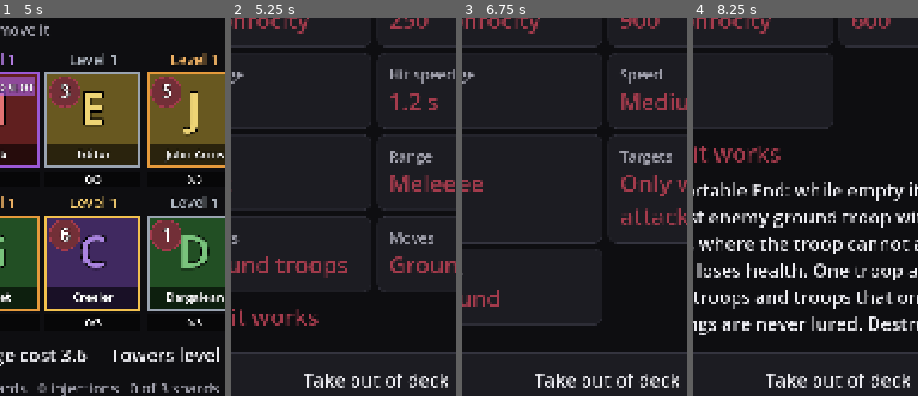
Above: before the commit, frames 1-4 (left to right).
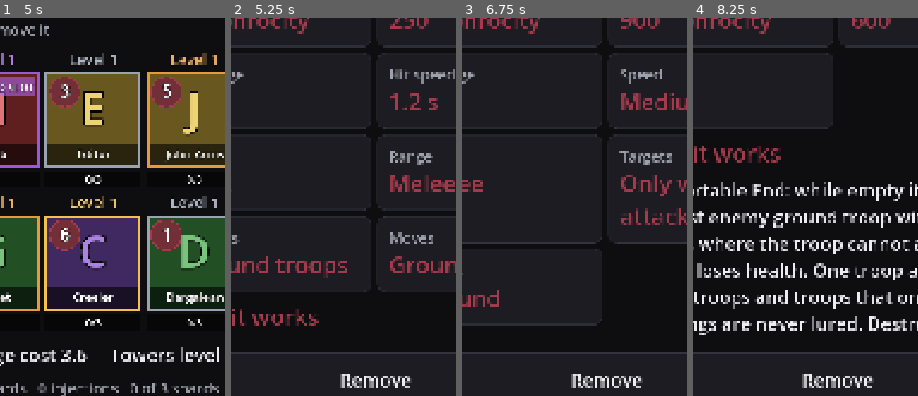
Above: after the commit, the same moments.

Repository: HenryElendheim/ELND
Game: Godot game, scene res://scenes/splash.tscn
The game is run twice, just before and just after one commit, with the same random seed, the same clock (stepped at 60 frames per second) and the same inputs.
Inputs (mouse positions are % of the whole screen's width and height, from its top left):
- Up to frame 1 (5 s): tap Enter at 0.5 s; move the mouse to (72, 42) at 0.52 s; click (72, 42) at 0.67 s; drag from (30, 52) to (45, 68) at 1.27 s; click "Cards" at 2 s; click "Deck 1" at 2.75 s; click "Deck 2" at 3.5 s; click "Deck 3" at 4.25 s
- Up to frame 2 (5.25 s): click (16, 51) at 5.02 s
- Up to frame 3 (6.75 s): click (50, 85) at 5.75 s, where only the run before the commit has a clickable "Take out of deck"; click (38, 51) at 6.52 s
- Up to frame 4 (8.25 s): click (50, 85) at 7.25 s, where only the run after the commit has a clickable "Remove"; click (61, 51) at 8.02 s
The pictures show only the part of the screen within x 18-68%, y 37-87%; the shares and areas given below are measured in that part.

Frame 1 is identical in both runs. In frame 2, 1.3% of the frame differs, in the area x 32-97%, y 94-98%; in frame 3, 1.3%; in frame 4, 1.3%.

Commit message:
Celebrate wild card level ups, shorter deck buttons, hide the Admin card list
Levelling a card up with wild cards now plays a proper celebration: the
card charges up with a shake and a rising tone, then bursts with a flash,
spinning rays, sparks and LEVEL UP slammed down, while the level ticks up
and health and damage count up to their new values. A tap skips to the
end. The ray burst is shared with chest opening now.

Card details say Add and Remove instead of Add to deck and Take out of
deck. The Admin neutralize list stays empty until you search, pick a
category or press Show all.

Diff:
--- a/scenes/admin.gd
+++ b/scenes/admin.gd
@@ -12,6 +12,9 @@
 var _category := ""
 var _found := Ui.label("", "MutedLabel")
 var _results := VBoxContainer.new()
+## The list stays empty until something is searched for, a category is picked, or Show all is pressed.
+var _show_all := false
+var _show_button: Button
 
 
 func build() -> void:
@@ -40,6 +43,8 @@
 	bulk.add_child(Ui.button("Neutralize shown", func() -> void: _neutralize_shown(true)))
 	bulk.add_child(Ui.button("Restore shown", func() -> void: _neutralize_shown(false)))
 	add(bulk)
+	_show_button = Ui.button("Show all", _toggle_show_all)
+	add(_show_button)
 	add(_found)
 	add(_results)
 
@@ -104,11 +109,27 @@
 	_show_results()
 
 
+func _toggle_show_all() -> void:
+	_show_all = not _show_all
+	_show_button.text = "Hide all" if _show_all else "Show all"
+	_show_results()
+
+
+## Cards listed right now: none until something is searched for, a category is picked, or Show all is on.
+func _listed() -> Array:
+	if not _show_all and _query.strip_edges() == "" and _category == "":
+		return []
+	return CardSearch.find(_query, _category)
+
+
 ## Lists every card that fits the search, each with its tags and its own switch.
 func _show_results() -> void:
 	for child in _results.get_children():
 		child.queue_free()
-	var ids := CardSearch.find(_query, _category)
+	var ids := _listed()
+	if ids.is_empty() and not _show_all and _query.strip_edges() == "" and _category == "":
+		_found.text = "Search, pick a category or press Show all to list cards."
+		return
 	var off := ids.filter(func(id: String) -> bool: return _is_neutralized(id)).size()
 	_found.text = "Showing %d of %d cards, %d of them neutralized." % [ids.size(), Data.table("cards").cards.size(), off]
 	for id in ids:
@@ -125,7 +146,7 @@
 func _neutralize_shown(on: bool) -> void:
 	var count := 0
 	var refused := false
-	for id in CardSearch.find(_query, _category):
+	for id in _listed():
 		if _is_neutralized(id) == on:
 			continue
 		if _neutralize(id, on):
--- a/scenes/chest.gd
+++ b/scenes/chest.gd
@@ -11,34 +11,6 @@
 const TILE_SIZE := Vector2(300, 380)
 const SUMMARY_TILE := Vector2(0, 250)
 const RARITY_ORDER := ["legendary", "epic", "rare", "common"]
-
-## Rays of light that spin behind a revealed card, with a soft glow in the middle. Strength runs from 0 to 1.
-class Burst extends Control:
-	var colour := Color.WHITE
-	var strength := 0.0
-	var rays := 0
-	var spin := 0.0
-
-	func _process(delta: float) -> void:
-		if strength > 0.0:
-			if not Settings.reduced_motion():
-				spin += delta * 0.6
-			queue_redraw()
-
-	func _draw() -> void:
-		if strength <= 0.0:
-			return
-		var middle := size / 2.0
-		# The rays reach well past the edges, which keeps the layout small while the light fills the screen.
-		var reach := minf(size.x, size.y) * 0.8
-		draw_circle(middle, reach * 0.55, Color(colour, 0.35 * strength))
-		draw_circle(middle, reach * 0.35, Color(colour.lightened(0.4), 0.4 * strength))
-		for i in rays:
-			var angle := spin + TAU * i / rays
-			var tip := middle + Vector2.from_angle(angle) * reach
-			var side := Vector2.from_angle(angle + PI / 2.0) * reach * 0.08
-			draw_colored_polygon(PackedVector2Array([middle, tip + side, tip - side]), Color(colour, 0.3 * strength))
-
 
 var _chest := ColorRect.new()
 var _tile: CardTile
--- a/scenes/deck.gd
+++ b/scenes/deck.gd
@@ -267,11 +267,11 @@
 func _actions(id: String) -> Array:
 	var actions := []
 	if id in _deck:
-		actions.append(["Take out of deck", _remove])
+		actions.append(["Remove", _remove])
 		if Progress.has_evolution(id) and _deck.find(id) >= Progress.evolution_slots():
 			actions.append(["Move to evolution slot", _to_evolution_slot])
 	else:
-		actions.append(["Add to deck" if _deck.size() < _size else "Swap into deck", _use])
+		actions.append(["Add" if _deck.size() < _size else "Swap into deck", _use])
 		if Progress.has_evolution(id):
 			actions.append(["Put in evolution slot", _to_evolution_slot])
 	if not Progress.has_evolution(id) and Progress.injections() > 0 and id in Progress.evolvable_cards():
@@ -333,9 +333,18 @@
 	_rebuild()
 
 
+## Spends wild cards on the card. When that levels it up, the level up celebration plays over the screen.
 func _wild() -> void:
-	Progress.use_wild_cards(_selected)
-	_rebuild()
+	var id := _selected
+	var before := int(Progress.card(id).level)
+	var gold := Progress.gold()
+	Progress.use_wild_cards(id)
+	_rebuild()
+	var after := int(Progress.card(id).level)
+	if after > before:
+		add_child(LevelUp.new(id, before, after, Progress.gold() - gold))
+	else:
+		Nav.toast("Wild cards added to %s" % Data.table("cards").cards[id].name)
 
 
 func _save() -> void:
--- a/scripts/autoload/sfx.gd
+++ b/scripts/autoload/sfx.gd
@@ -14,6 +14,9 @@
 	"card": [620.0, 820.0, 0.07, 0.3],
 	"card_rare": [480.0, 1200.0, 0.16, 0.4],
 	"legendary": [160.0, 1500.0, 0.7, 0.6],
+	"charge": [220.0, 700.0, 0.45, 0.35],
+	"level_up": [400.0, 1400.0, 0.35, 0.55],
+	"tick": [760.0, 900.0, 0.04, 0.25],
 }
 const VOICES := 6
 
--- /dev/null
+++ b/scripts/ui/burst.gd
@@ -0,0 +1,32 @@
+class_name Burst
+extends Control
+## Rays of light that spin behind a card, with a soft glow in the middle, in a colour of choice.
+## Strength runs from 0 to 1, and the rays turn slowly unless reduced motion is on.
+## Used when cards come out of chests and when a card levels up.
+
+var colour := Color.WHITE
+var strength := 0.0
+var rays := 0
+var spin := 0.0
+
+
+func _process(delta: float) -> void:
+	if strength > 0.0:
+		if not Settings.reduced_motion():
+			spin += delta * 0.6
+		queue_redraw()
+
+
+func _draw() -> void:
+	if strength <= 0.0:
+		return
+	var middle := size / 2.0
+	# The rays reach well past the edges, which keeps the layout small while the light fills the screen.
+	var reach := minf(size.x, size.y) * 0.8
+	draw_circle(middle, reach * 0.55, Color(colour, 0.35 * strength))
+	draw_circle(middle, reach * 0.35, Color(colour.lightened(0.4), 0.4 * strength))
+	for i in rays:
+		var angle := spin + TAU * i / rays
+		var tip := middle + Vector2.from_angle(angle) * reach
+		var side := Vector2.from_angle(angle + PI / 2.0) * reach * 0.08
+		draw_colored_polygon(PackedVector2Array([middle, tip + side, tip - side]), Color(colour, 0.3 * strength))
--- /dev/null
+++ b/scripts/ui/level_up.gd
@@ -0,0 +1,235 @@
+class_name LevelUp
+extends CanvasLayer
+## The celebration when a card levels up with wild cards, shown over everything.
+## The card pops in and charges up with a shake and a rising tone. Then it bursts: a white flash, spinning rays
+## in its rarity colour, sparks flying out, LEVEL UP slammed down, the level number ticking up, and health and damage
+## counting up to their new values, with the gold it earned underneath. A tap skips to the end, and another tap closes it.
+## Reduced motion shows the end straight away, rays and all, without any movement.
+
+signal closed
+
+const TILE_SIZE := Vector2(320, 400)
+const SPARKS := 28
+
+## Sparks that fly out from the middle and fall away, drawn by hand so they stay crisp at any size.
+class Sparks extends Control:
+	var colour := Color.WHITE
+	var age := -1.0
+	var _dirs: Array[Vector2] = []
+
+	func fire(count: int) -> void:
+		_dirs.clear()
+		var rng := RandomNumberGenerator.new()
+		rng.randomize()
+		for i in count:
+			_dirs.append(Vector2.from_angle(rng.randf() * TAU) * rng.randf_range(0.5, 1.0))
+		age = 0.0
+
+	func _process(delta: float) -> void:
+		if age >= 0.0:
+			age += delta
+			queue_redraw()
+			if age > 1.2:
+				age = -1.0
+
+	func _draw() -> void:
+		if age < 0.0:
+			return
+		var middle := size / 2.0
+		var reach := minf(size.x, size.y) * 0.7
+		var fade := 1.0 - age / 1.2
+		for direction in _dirs:
+			var at := middle + direction * reach * age + Vector2(0, 300.0 * age * age)
+			draw_line(at, at - direction * 30.0, Color(colour.lightened(0.5), fade), 6.0)
+
+
+var _id := ""
+var _before := 1
+var _after := 1
+var _gold := 0
+var _done := false
+var _tile: CardTile
+var _burst := Burst.new()
+var _sparks := Sparks.new()
+var _flash := ColorRect.new()
+var _title: Label
+var _level: Label
+var _stats: Label
+var _reward: Label
+var _hint: Label
+
+
+func _init(id: String, before: int, after: int, gold: int) -> void:
+	_id = id
+	_before = before
+	_after = after
+	_gold = gold
+	layer = 60
+	add_to_group(Pager.MODAL_GROUP)
+
+
+func _ready() -> void:
+	var rarity := Progress.card_rarity(_id)
+	var colour := Color(Data.table("chests").colours.get(rarity, "#FFFFFF"))
+	var cover := Panel.new()
+	cover.set_anchors_preset(Control.PRESET_FULL_RECT)
+	cover.theme = Settings.current_theme
+	var fill := StyleBoxFlat.new()
+	fill.bg_color = Color(Settings.palette().bg, 0.96)
+	cover.add_theme_stylebox_override("panel", fill)
+	cover.gui_input.connect(_on_tap)
+	add_child(cover)
+
+	var column := VBoxContainer.new()
+	column.set_anchors_preset(Control.PRESET_FULL_RECT)
+	column.alignment = BoxContainer.ALIGNMENT_CENTER
+	column.add_theme_constant_override("separation", 28)
+	column.mouse_filter = Control.MOUSE_FILTER_IGNORE
+	cover.add_child(column)
+	_title = _line(column, "", "TitleLabel")
+	_title.add_theme_color_override("font_color", colour.lightened(0.3))
+	var holder := CenterContainer.new()
+	holder.custom_minimum_size.y = 480
+	holder.mouse_filter = Control.MOUSE_FILTER_IGNORE
+	column.add_child(holder)
+	for layer_node in [_burst, _sparks]:
+		layer_node.custom_minimum_size = Vector2(480, 480)
+		layer_node.mouse_filter = Control.MOUSE_FILTER_IGNORE
+		holder.add_child(layer_node)
+	_burst.colour = colour
+	_burst.rays = 16
+	_sparks.colour = colour
+	_tile = CardTile.new(_id)
+	_tile.custom_minimum_size = TILE_SIZE
+	_tile.pivot_offset = TILE_SIZE / 2.0
+	_tile.mouse_filter = Control.MOUSE_FILTER_IGNORE
+	holder.add_child(_tile)
+	_level = _line(column, "Level %d" % _before, "StatNumber")
+	_stats = _line(column, _stats_text(_before), "HeadingLabel")
+	_reward = _line(column, "", "")
+	_hint = _line(column, "", "MutedLabel")
+	_flash.set_anchors_preset(Control.PRESET_FULL_RECT)
+	_flash.color = Color(1, 1, 1, 0)
+	_flash.mouse_filter = Control.MOUSE_FILTER_IGNORE
+	cover.add_child(_flash)
+	if Settings.reduced_motion():
+		_finish()
+	else:
+		_play()
+
+
+func _line(column: Container, text: String, variation: String) -> Label:
+	var label := Ui.label(text, variation)
+	label.horizontal_alignment = HORIZONTAL_ALIGNMENT_CENTER
+	column.add_child(label)
+	return label
+
+
+## Health and damage at a level, the same way battles work them out.
+func _stats_text(level: int) -> String:
+	var card: Dictionary = Data.table("cards").cards[_id]
+	var factor := pow(1.0 + float(Data.table("battle").level_scaling.per_level), level - 1)
+	var parts := []
+	if card.has("health"):
+		parts.append("Health %d" % roundi(float(card.health) * factor))
+	if float(card.get("damage", 0)) > 0.0:
+		parts.append("Damage %d" % roundi(float(card.damage) * factor))
+	return "     ".join(parts)
+
+
+func _play() -> void:
+	# The card pops in and starts to glow.
+	_tile.scale = Vector2.ONE * 0.3
+	var pop := create_tween().set_trans(Tween.TRANS_BACK).set_ease(Tween.EASE_OUT)
+	pop.tween_property(_tile, "scale", Vector2.ONE, 0.3)
+	pop.parallel().tween_property(_burst, "strength", 0.4, 0.3)
+	await pop.finished
+	if _done:
+		return
+	# It charges up: a faster and faster shake with a rising tone.
+	Sfx.play("charge")
+	var charge := create_tween()
+	for i in 10:
+		var lean := 0.02 + 0.01 * i
+		charge.tween_property(_tile, "rotation", lean * (1 if i % 2 == 0 else -1), 0.05 - 0.003 * i)
+	charge.tween_property(_tile, "rotation", 0.0, 0.03)
+	await charge.finished
+	if _done:
+		return
+	_burst_out()
+	# The level ticks up one step at a time, then health and damage count up.
+	for level in range(_before + 1, _after + 1):
+		await get_tree().create_timer(0.18).timeout
+		if _done:
+			return
+		_level.text = "Level %d" % level
+		_slam(_level, 1.6)
+		Sfx.play("tick")
+	var count := create_tween()
+	count.tween_method(func(share: float) -> void: _count_stats(share), 0.0, 1.0, 0.6)
+	await count.finished
+	if not _done:
+		_finish()
+
+
+## The big moment: a white flash, rays at full strength, sparks, LEVEL UP slammed down and a buzz.
+func _burst_out() -> void:
+	Sfx.play("level_up")
+	_buzz(250)
+	_flash.color.a = 0.8
+	create_tween().tween_property(_flash, "color:a", 0.0, 0.4)
+	_burst.strength = 1.0
+	_sparks.fire(SPARKS)
+	_title.text = "LEVEL UP"
+	_slam(_title, 2.4)
+	_tile.scale = Vector2.ONE * 1.25
+	create_tween().set_trans(Tween.TRANS_BACK).set_ease(Tween.EASE_OUT).tween_property(_tile, "scale", Vector2.ONE, 0.35)
+
+
+func _count_stats(share: float) -> void:
+	var card: Dictionary = Data.table("cards").cards[_id]
+	var per := float(Data.table("battle").level_scaling.per_level)
+	var low := pow(1.0 + per, _before - 1)
+	var high := pow(1.0 + per, _after - 1)
+	var factor := lerpf(low, high, share)
+	var parts := []
+	if card.has("health"):
+		parts.append("Health %d" % roundi(float(card.health) * factor))
+	if float(card.get("damage", 0)) > 0.0:
+		parts.append("Damage %d" % roundi(float(card.damage) * factor))
+	_stats.text = "     ".join(parts)
+
+
+## Everything as it ends up: the new level, the new numbers, the reward, and how to close.
+func _finish() -> void:
+	_done = true
+	_burst.strength = 1.0
+	_tile.scale = Vector2.ONE
+	_tile.rotation = 0.0
+	_title.text = "MAX LEVEL" if _after >= Progress.max_card_level() else "LEVEL UP"
+	_level.text = "Level %d" % _after
+	_stats.text = _stats_text(_after)
+	_reward.text = "+%d gold" % _gold if _gold > 0 else ""
+	_hint.text = "Tap to continue"
+
+
+func _slam(label: Label, from: float) -> void:
+	label.pivot_offset = label.size / 2.0
+	label.scale = Vector2.ONE * from
+	create_tween().set_trans(Tween.TRANS_BACK).set_ease(Tween.EASE_OUT).tween_property(label, "scale", Vector2.ONE, 0.3)
+
+
+## The first tap skips to the end, and the next one closes.
+func _on_tap(event: InputEvent) -> void:
+	if not (event is InputEventMouseButton and event.pressed):
+		return
+	if not _done:
+		_finish()
+		return
+	closed.emit()
+	queue_free()
+
+
+func _buzz(ms: int) -> void:
+	if Settings.get_value("vibration"):
+		Input.vibrate_handheld(ms)
--- a/tests/smoke.gd
+++ b/tests/smoke.gd
@@ -30,6 +30,12 @@
 		add_child(detail)
 		await get_tree().process_frame
 		detail.close()
+	# The level up celebration opens, runs a moment and closes.
+	var party := LevelUp.new("hobb", 1, 2, 40)
+	add_child(party)
+	for i in 10:
+		await get_tree().process_frame
+	party.queue_free()
 	# The advanced stats view is opened too, with some recorded results so every section has rows.
 	var stats_screen: Node = load("res://scenes/stats.tscn").instantiate()
 	add_child(stats_screen)
@@ -406,6 +412,10 @@
 	# Neutralizing every card at once has to stop while enough playable cards are left for a hand.
 	var admin: Node = load("res://scenes/admin.tscn").instantiate()
 	add_child(admin)
+	if not (admin.call("_listed") as Array).is_empty():
+		print("Broken file: the Admin neutralize list shows cards before Show all is pressed")
+		return 1
+	admin.call("_toggle_show_all")
 	admin.call("_neutralize_shown", true)
 	var left := BattleSim.available_cards().size()
 	admin.call("_neutralize_shown", false)
Not shown, changed: docs/project-notes.md
